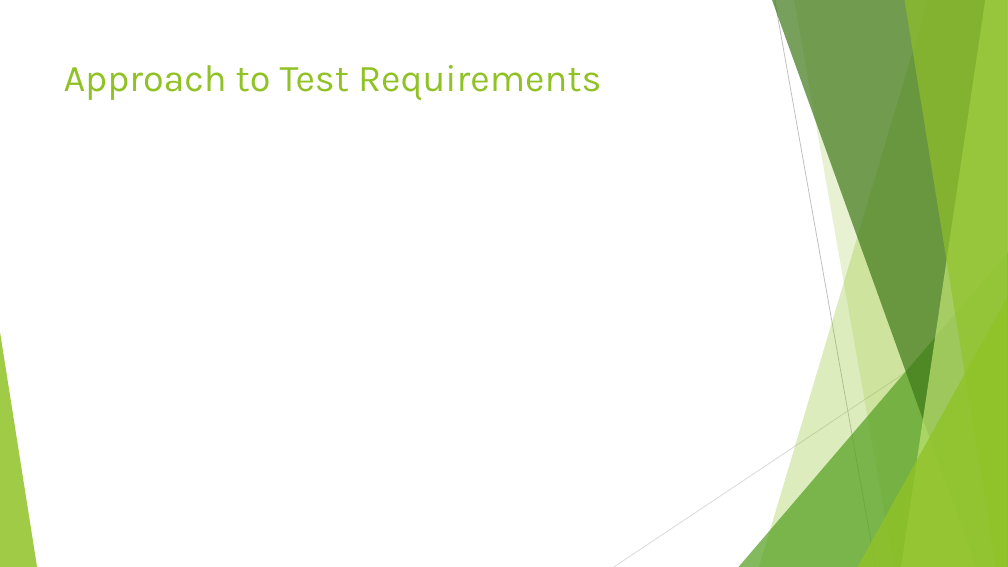
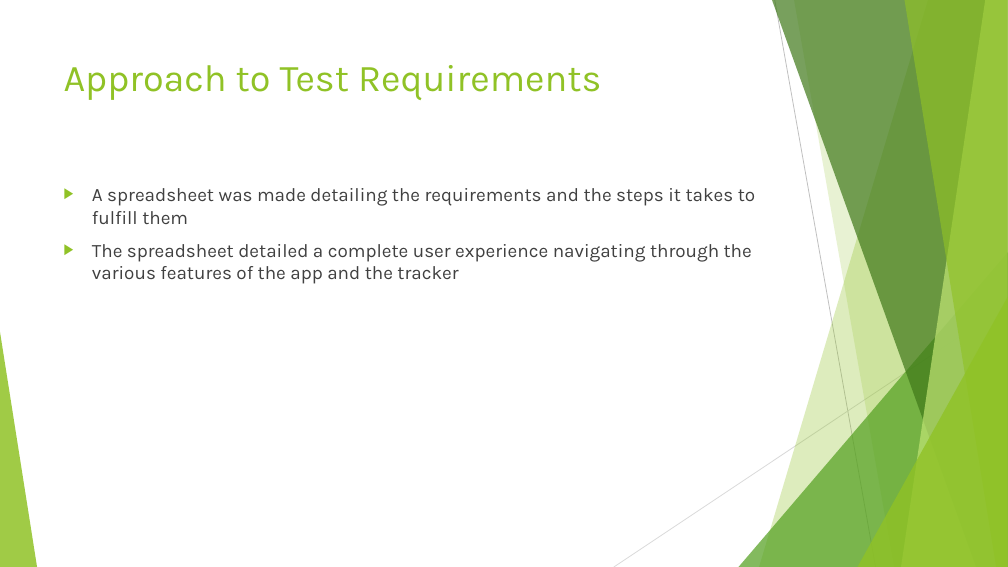
Before and after one commit to dontaylor6000/Group27_Tracker, a slide deck: slide 13 of Documentation/Group27FinalPresentation.pptx (slide 9 before the commit). Drawn at 1008x567 pixels with LibreOffice and Linux fonts; fonts in the diff are those of the drawing. Boxes give left, top, right and bottom in pixels: in the first picture for what was removed or moved away, otherwise in the second. Text is boxed around its words. In the diff, an @@ line names an element or a change of style, - is before the commit and + after.

```diff
--- a/Documentation/Group27FinalPresentation.pptx
+++ b/Documentation/Group27FinalPresentation.pptx
@@ text added at (x1=92, y1=188, x2=755, y2=284), 18 pt, text #404040 @@
+▶ A spreadsheet was made detailing the requirements and the steps it takes to fulfill them
+▶ The spreadsheet detailed a complete user experience navigating through the various features of the app and the tracker
```
Also in this commit, not shown: 4 other slides changed, 8 slides added, 2 slides removed, 1 other file.
